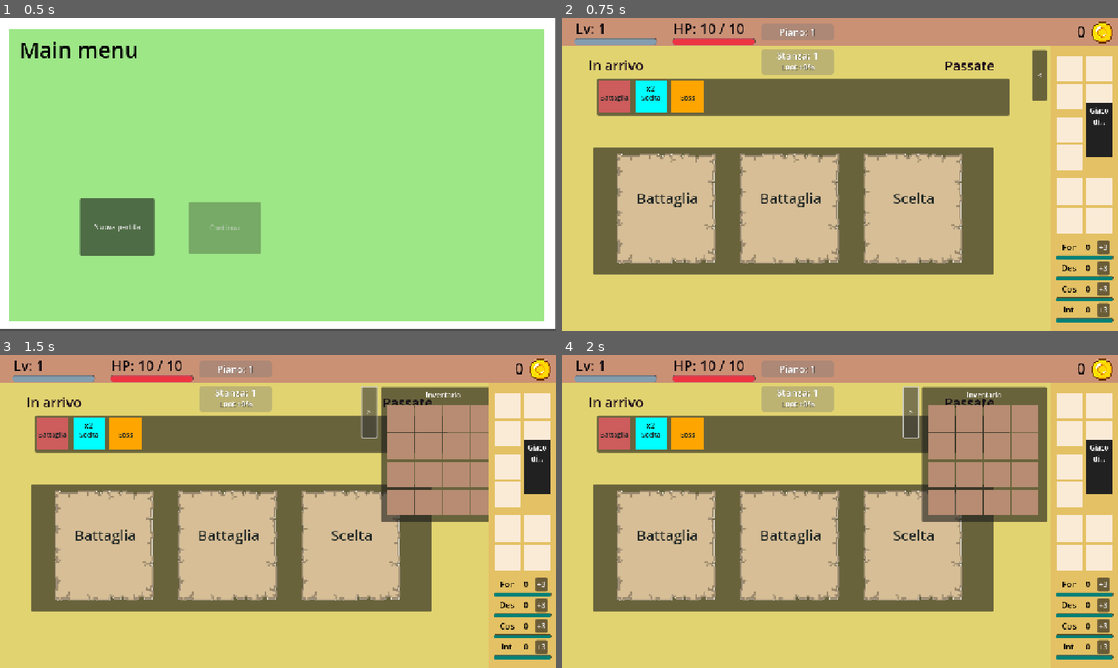
Above: before the commit, frames 1-4 (two rows, left to right).
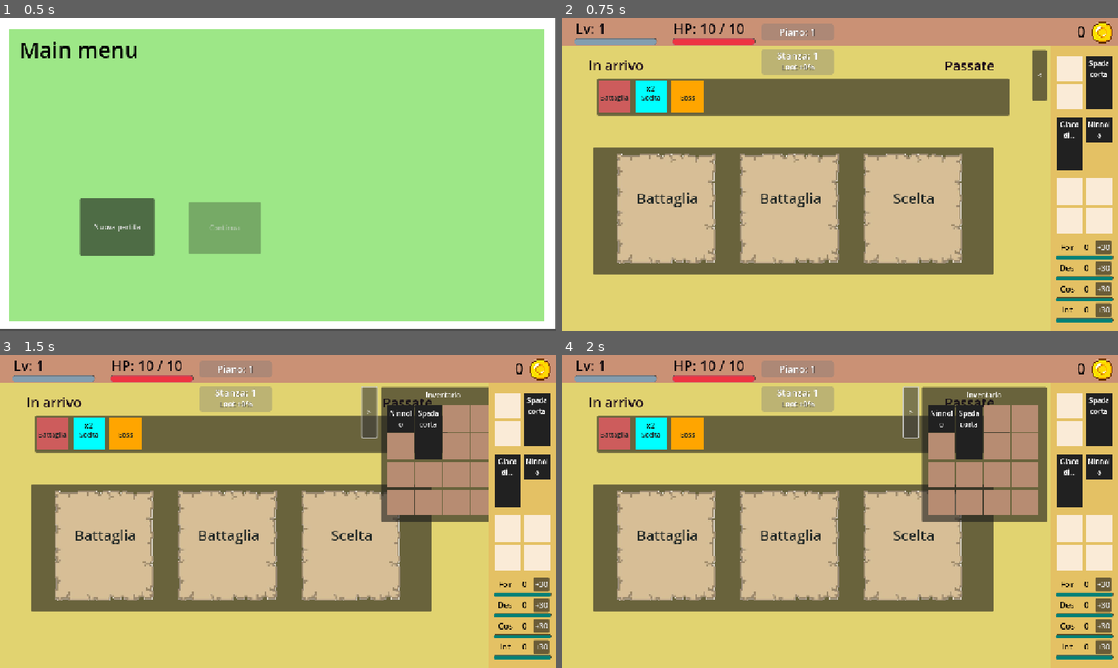
Above: after the commit, the same moments.

Repository: albetb/lootislife
Game: Godot game, scene res://main.tscn
The game is run twice, just before and just after one commit, with the same random seed, the same clock (stepped at 60 frames per second) and the same inputs.
Inputs:
- Up to frame 1 (0.5 s): no input
- Up to frame 2 (0.75 s): click "Nuova partita" at 0.5 s
- Up to frame 3 (1.5 s): click "<" at 1.25 s
- Up to frame 4 (2 s): no input

Frame 1 is identical in both runs. In frame 2, 2.3% of the frame differs, in the area x 89-99%, y 12-96%; in frame 3, 3.6%, in the area x 69-99%, y 12-96%; in frame 4, 3.5%.

Commit message:
Fully working inventory

Diff:
--- a/autoload/Player.gd
+++ b/autoload/Player.gd
@@ -55,6 +55,7 @@
 			continue
 
 		var entry := InventoryItemData.new()
+		entry.ensure_uid()
 		entry.equipment = equipment
 		entry.location = InventoryItemData.ItemLocation.EQUIPPED
 		entry.equipped_slot = slot
@@ -67,6 +68,7 @@
 	# -------------------------
 	for template in loadout.starting_inventory:
 		var entry := InventoryItemData.new()
+		entry.ensure_uid()
 		entry.equipment = template.equipment
 		entry.location = InventoryItemData.ItemLocation.INVENTORY
 		entry.equipped_slot = InventoryItemData.EquippedSlot.NONE
--- a/core/resource/InventoryItemData.gd
+++ b/core/resource/InventoryItemData.gd
@@ -2,6 +2,16 @@
 class_name InventoryItemData
 
 @export var uid: String = ""
+
+func ensure_uid() -> void:
+	if uid == "":
+		var rng := RandomNumberGenerator.new()
+		rng.randomize()
+		uid = "%d_%d_%d" % [
+			Time.get_unix_time_from_system(),
+			Time.get_ticks_usec(),
+			rng.randi()
+		]
 
 @export var equipment: EquipmentData
 
--- a/core/resource/PlayerData.gd
+++ b/core/resource/PlayerData.gd
@@ -36,7 +36,7 @@
 # -------------------------
 # CONSTANTS
 # -------------------------
-const STARTING_ABILITY_POINTS := 3
+const STARTING_ABILITY_POINTS := 30
 const MAX_ABILITY := 10
 const MAX_HAND_SIZE := 10
 const BASE_LIFE := 10
--- a/scene/explore/statsbar/EquipmentPanel.gd
+++ b/scene/explore/statsbar/EquipmentPanel.gd
@@ -4,7 +4,7 @@
 @export var player: Player
 
 var inventory_state: InventoryState
-var grid: InventoryGrid
+@onready var grid: InventoryGrid
 
 @onready var right_hand_slot: EquipmentSlot = $VBoxContainer/HBoxContainer/RightHandSlot
 @onready var left_hand_slot: EquipmentSlot = $VBoxContainer/HBoxContainer/LeftHandSlot
@@ -17,28 +17,6 @@
 	$ConsumablesContainer/ConsumableSlot3,
 	$ConsumablesContainer/ConsumableSlot4,
 ]
-
-func refresh_from_inventory(
-	inventory: InventoryData,
-	state: InventoryState,
-	inventory_grid: InventoryGrid
-) -> void:
-	_clear_all_slots()
-
-	for item in inventory.items:
-		if item.location != InventoryItemData.ItemLocation.EQUIPPED:
-			continue
-
-		var slot := _get_slot_for_item(item)
-		if slot == null:
-			continue
-
-		var view: ItemView = inventory_grid.item_views.get(item.uid)
-		if view == null:
-			continue
-
-		view.visible = true
-		slot.attach_item_view(view)
 
 func _get_slot_for_item(item: InventoryItemData) -> EquipmentSlot:
 	match item.equipped_slot:
--- a/scene/inventory/InventoryGrid.gd
+++ b/scene/inventory/InventoryGrid.gd
@@ -14,15 +14,18 @@
 
 var slots: Dictionary = {}
 var item_views: Dictionary = {} # uid -> ItemView
+@onready var slots_container: Control = $SlotsContainer
+@onready var items_layer: Control = $ItemViewsLayer
 
 func bind(state: InventoryState, panel: EquipmentPanel) -> void:
 	inventory_state = state
 	equipment_panel = panel
+	equipment_panel.grid = self
 	_build_grid()
 	_refresh_views()
 
 func _build_grid() -> void:
-	for child in get_children():
+	for child in slots_container.get_children():
 		child.queue_free()
 
 	slots.clear()
@@ -38,7 +41,7 @@
 		var y := index / cols
 
 		var slot = slot_scene.instantiate()
-		add_child(slot)
+		slots_container.add_child(slot)
 
 		slot.position = Vector2(x, y) * SLOT_SIZE
 		slot.setup(x, y)
@@ -60,54 +63,21 @@
 	if inventory_state == null:
 		return
 
-	var alive := {}
+	for item in inventory_state.inventory.items:
+		if item_views.has(item.uid):
+			continue
 
-	for item in inventory_state.inventory.items:
-		alive[item.uid] = item
+		var view: ItemView = item_view_scene.instantiate()
+		items_layer.add_child(view)
 
-	for uid in item_views.keys():
-		if not alive.has(uid):
-			item_views[uid].queue_free()
-			item_views.erase(uid)
+		view.bind(
+			item,
+			equipment_panel,
+			Callable(get_tree().get_first_node_in_group("player_screen"), "can_equip_item"),
+			Callable(get_tree().get_first_node_in_group("player_screen"), "is_inventory_open")
+		)
 
-	for slot in slots.values():
-		slot.set_occupied(false)
-
-	for item in inventory_state.inventory.items:
-		var view: ItemView
-
-		if not item_views.has(item.uid):
-			view = item_view_scene.instantiate()
-			add_child(view)
-
-			view.bind(
-				item,
-				inventory_state,
-				self,
-				equipment_panel,
-				Callable(get_tree().get_first_node_in_group("player_screen"), "can_equip_item"),
-				Callable(get_tree().get_first_node_in_group("player_screen"), "is_inventory_open")
-			)
-
-			item_views[item.uid] = view
-		else:
-			view = item_views[item.uid]
-
-		if item.location == InventoryItemData.ItemLocation.INVENTORY:
-			if view.get_parent() != self:
-				view.reparent(self)
-
-			view.visible = true
-			view.position = Vector2(item.inventory_position) * SLOT_SIZE
-			view.z_index = 10
-
-			for dy in range(item.equipment.size.y):
-				for dx in range(item.equipment.size.x):
-					var cell := item.inventory_position + Vector2i(dx, dy)
-					if slots.has(cell):
-						slots[cell].set_occupied(true)
-		else:
-			view.visible = false
+		item_views[item.uid] = view
 
 func get_best_drop_cell(item_view: ItemView) -> Vector2i:
 	var local := item_view.global_position - global_position
--- a/scene/inventory/ItemView.gd
+++ b/scene/inventory/ItemView.gd
@@ -1,13 +1,19 @@
 extends Control
 class_name ItemView
 
+# INVENTORY / EQUIPMENT UI – ARCHITECTURAL RULES
+# 1. Un ItemView deve essere sempre figlio del nodo UI che rappresenta,
+#    lo slot logico in cui l’item si trova (InventoryGrid o EquipmentSlot).
+# 2. Un ItemView non deve mai essere riparentato durante il drag.
+#    Il drag è solo un movimento visivo temporaneo.
+# 3. Un ItemView non deve mai essere distrutto durante il gameplay.
+#    Viene creato una sola volta e poi solo riparentato.
+# 4. SOLO PlayerScreen è autorizzato a riparentare gli ItemView.
+#    Nessun altro script deve chiamare reparent() sugli ItemView.
+
 var item: InventoryItemData
-var inventory_state: InventoryState
-var grid: InventoryGrid
 var equipment_panel: EquipmentPanel
 var tooltip: ItemTooltip
-
-var source_equipment_slot: EquipmentSlot = null
 
 var dragging := false
 var returning := false
@@ -47,21 +53,16 @@
 	target_position = global_position
 
 func bind(
-		_item: InventoryItemData,
-		_state: InventoryState,
-		_grid: InventoryGrid,
-		_panel: EquipmentPanel,
-		_can_equip: Callable,
-		_is_inventory_open: Callable
-	) -> void:
+	_item: InventoryItemData,
+	_panel: EquipmentPanel,
+	_can_equip: Callable,
+	_is_inventory_open: Callable
+) -> void:
 	item = _item
-	inventory_state = _state
-	grid = _grid
 	equipment_panel = _panel
 	can_equip_validator = _can_equip
 	is_inventory_open = _is_inventory_open
 
-	# size dal dato reale
 	size = Vector2(
 		60 * item.equipment.size.x + 4 * (item.equipment.size.x - 1),
 		60 * item.equipment.size.y + 4 * (item.equipment.size.y - 1)
@@ -70,26 +71,24 @@
 	visual.size = size
 	invalid_overlay.size = size
 	label.text = item.equipment.display_name
-
-	invalid_overlay.visible = inventory_state.item_is_out_of_bounds(item)
-	target_position = global_position
 
 func _process(delta: float) -> void:
 	if dragging:
 		target_position = get_global_mouse_position() - drag_offset
 		global_position = global_position.lerp(target_position, DRAG_LERP * delta)
-
 		_update_drag_rotation(delta)
 
 	elif returning:
 		global_position = global_position.lerp(target_position, RETURN_LERP * delta)
+
 		visual.rotation = lerp(visual.rotation, 0.0, ROTATION_LERP * delta)
 		label.rotation = lerp(label.rotation, 0.0, ROTATION_LERP * delta)
 		invalid_overlay.rotation = lerp(invalid_overlay.rotation, 0.0, ROTATION_LERP * delta)
 
-		if global_position.distance_to(target_position) < 1.0:
+		if global_position.distance_to(target_position) < 0.5:
 			global_position = target_position
 			returning = false
+			_reset_visual_transform()
 
 			if _snap_callback.is_valid():
 				_snap_callback.call()
@@ -144,91 +143,82 @@
 func _start_drag() -> void:
 	if is_inventory_open.is_valid() and not is_inventory_open.call():
 		return
+
 	_close_tooltip()
+	original_position = global_position
 	dragging = true
-	returning = false
-	z_index = 2000
+	_update_z_index()
 
 	var mouse_pos := get_global_mouse_position()
 	drag_offset = mouse_pos - global_position
-
-	# offset locale rispetto al centro visuale
 	grab_offset_local = (mouse_pos - global_position) - visual.size * 0.5
 
 	last_mouse_pos = mouse_pos
 	drag_velocity = Vector2.ZERO
 
-	source_equipment_slot = null
-	if get_parent() is EquipmentSlot:
-		source_equipment_slot = get_parent() as EquipmentSlot
-
-	original_position = global_position
-	target_position = global_position
-
 func _end_drag() -> void:
 	if not dragging:
 		return
-	if is_inventory_open.is_valid() and not is_inventory_open.call():
-		returning = true
-		target_position = original_position
-		return
 
 	dragging = false
-	z_index = 1000
+	_update_z_index()
 
 	var slot := equipment_panel.get_slot_under_mouse()
-	if slot and can_equip_validator.is_valid():
-		if can_equip_validator.call(item, slot):
-			var snap_pos := slot.get_snap_global_position(self)
-			_start_snap_to(snap_pos, func():
-				Events.request_equip_item.emit(item, slot)
-				_finalize_reparent()
-			)
-			return
-
+	if slot and can_equip_validator.is_valid() and can_equip_validator.call(item, slot):
+		_start_return_to(slot)
+		return
+
+	var grid := equipment_panel.grid
 	var cell := grid.get_best_drop_cell(self)
 	if cell != InventoryGrid.INVALID_CELL:
-		var snap_pos := grid.get_snap_global_position(cell, item)
-
+		_start_return_to_cell(cell)
+		return
+
+	_start_return()
+
+func _start_return() -> void:
+	returning = true
+	_update_z_index()
+	target_position = original_position
+
+func _start_return_to(slot: EquipmentSlot) -> void:
+	returning = true
+	_update_z_index()
+	target_position = slot.get_snap_global_position(self)
+
+	_snap_callback = func():
+		Events.request_equip_item.emit(item, slot)
+
+func _start_return_to_cell(cell: Vector2i) -> void:
+	returning = true
+	_update_z_index()
+	target_position = equipment_panel.grid.get_snap_global_position(cell, item)
+
+	_snap_callback = func():
 		if item.location == InventoryItemData.ItemLocation.EQUIPPED:
-			_start_snap_to(snap_pos, func():
-				Events.request_unequip_item.emit(item, cell)
-				_finalize_reparent()
-			)
+			Events.request_unequip_item.emit(item, cell)
 		else:
-			_start_snap_to(snap_pos, func():
-				Events.request_move_item.emit(item, cell)
-				_finalize_reparent()
-			)
-		return
-
-	returning = true
-	target_position = original_position
-
-	_snap_callback = func():
-		_reset_visual_transform()
-		if source_equipment_slot:
-			source_equipment_slot.attach_item_view(self)
+			Events.request_move_item.emit(item, cell)
+
+func _update_z_index() -> void:
+	if dragging:
+		z_index = 2000
+	elif returning:
+		z_index = 1000
+	else:
+		match item.location:
+			InventoryItemData.ItemLocation.INVENTORY:
+				z_index = 10
+			InventoryItemData.ItemLocation.EQUIPPED:
+				z_index = 200
+			_:
+				z_index = 0
 
 func _start_snap_to(pos: Vector2, on_complete: Callable) -> void:
 	dragging = false
 	returning = true
 	target_position = pos
 	_snap_callback = on_complete
-
-func _finalize_reparent() -> void:
-	_reset_visual_transform()
-	if item.location == InventoryItemData.ItemLocation.EQUIPPED:
-
-		var slot := equipment_panel._get_slot_for_item(item)
-		if slot:
-			slot.attach_item_view(self)
-			z_index = 200
-	else:
-		var gp := global_position
-		reparent(grid)
-		global_position = gp
-		z_index = 10
 
 func _update_drag_rotation(delta: float) -> void:
 	var mouse_pos := get_global_mouse_position()
--- a/scene/inventory/PlayerScreen.gd
+++ b/scene/inventory/PlayerScreen.gd
@@ -1,5 +1,15 @@
 extends Control
 class_name PlayerScreen
+
+# INVENTORY / EQUIPMENT UI – ARCHITECTURAL RULES
+# 1. Un ItemView deve essere sempre figlio del nodo UI che rappresenta,
+#    lo slot logico in cui l’item si trova (InventoryGrid o EquipmentSlot).
+# 2. Un ItemView non deve mai essere riparentato durante il drag.
+#    Il drag è solo un movimento visivo temporaneo.
+# 3. Un ItemView non deve mai essere distrutto durante il gameplay.
+#    Viene creato una sola volta e poi solo riparentato.
+# 4. SOLO PlayerScreen è autorizzato a riparentare gli ItemView.
+#    Nessun altro script deve chiamare reparent() sugli ItemView.
 
 @onready var inventory_panel: InventoryPanel = $InventoryPanel
 @onready var equipment_panel: EquipmentPanel = $LateralStatsBar/VBoxContainer/EquipmentPanel
@@ -24,11 +34,8 @@
 	)
 
 	inventory_grid.bind(inventory_state, equipment_panel)
-	equipment_panel.refresh_from_inventory(
-		Player.data.inventory,
-		inventory_state,
-		inventory_grid
-	)
+	inventory_grid._refresh_views()
+	sync_item_views()
 
 	inventory_panel.visible = true
 	_position_inventory(true)
@@ -99,24 +106,12 @@
 
 	_commit_inventory_change()
 
-	print(
-	item.equipment.display_name,
-	item.location,
-	item.inventory_position,
-	item.equipped_slot
-)
-
 # INVENTORY → EQUIP
 func request_equip_item(item: InventoryItemData, slot: EquipmentSlot) -> void:
 	var target_slot = slot.slot_id
 
 	if not _can_equip_item(item, target_slot):
 		return
-
-	if item.location == InventoryItemData.ItemLocation.EQUIPPED:
-		var old_slot := equipment_panel._get_slot_for_item(item)
-		if old_slot:
-			old_slot.clear()
 
 	item.location = InventoryItemData.ItemLocation.EQUIPPED
 	item.equipped_slot = target_slot
@@ -133,13 +128,6 @@
 	item.equipped_slot = InventoryItemData.EquippedSlot.NONE
 
 	_commit_inventory_change()
-
-	print(
-	item.equipment.display_name,
-	item.location,
-	item.inventory_position,
-	item.equipped_slot
-)
 
 # VALIDATION
 func _can_place_item(item: InventoryItemData, base: Vector2i) -> bool:
@@ -213,6 +201,7 @@
 		Player.get_inventory_slots()
 	)
 	Player.save()
+	sync_item_views()
 
 func _refresh_ui() -> void:
 	inventory_state.bind_data(
@@ -220,20 +209,38 @@
 		Player.get_inventory_slots()
 	)
 
-	inventory_grid._refresh()
-	equipment_panel.refresh_from_inventory(
-		Player.data.inventory,
-		inventory_state,
-		inventory_grid
-	)
-
-	for item in Player.data.inventory.items:
-		print(
-			item.equipment.display_name,
-			"loc:", item.location,
-			"slot:", item.equipped_slot
-		)
-
+	inventory_grid.bind(inventory_state, equipment_panel)
+	sync_item_views()
 
 func is_inventory_open() -> bool:
 	return inventory_open
+
+func sync_item_views() -> void:
+	for item in Player.data.inventory.items:
+		var view: ItemView = inventory_grid.item_views.get(item.uid)
+		if view == null or view.dragging:
+			continue
+
+		if item.location == InventoryItemData.ItemLocation.INVENTORY:
+			if view.get_parent() != inventory_grid:
+				view.reparent(inventory_grid)
+
+			view.visible = true
+			view.position = Vector2(item.inventory_position) * InventoryGrid.SLOT_SIZE
+			view.z_index = 10
+
+		elif item.location == InventoryItemData.ItemLocation.EQUIPPED:
+			var slot := equipment_panel._get_slot_for_item(item)
+			if slot == null:
+				view.visible = false
+				continue
+
+			if view.get_parent() != slot:
+				view.reparent(slot)
+
+			view.visible = true
+
+			var cell_count := slot._get_vertical_cells()
+			var size := Vector2(64, 64 * cell_count)
+			view.position = (size - view.size) * 0.5
+			view.z_index = 200
--- a/scene/inventory/inventory_grid.tscn
+++ b/scene/inventory/inventory_grid.tscn
@@ -8,3 +8,14 @@
 offset_right = 40.0
 offset_bottom = 40.0
 script = ExtResource("1_vga64")
+
+[node name="SlotsContainer" type="Control" parent="."]
+layout_mode = 3
+anchors_preset = 0
+offset_right = 40.0
+offset_bottom = 40.0
+
+[node name="ItemViewsLayer" type="Control" parent="."]
+anchors_preset = 0
+offset_right = 40.0
+offset_bottom = 40.0
